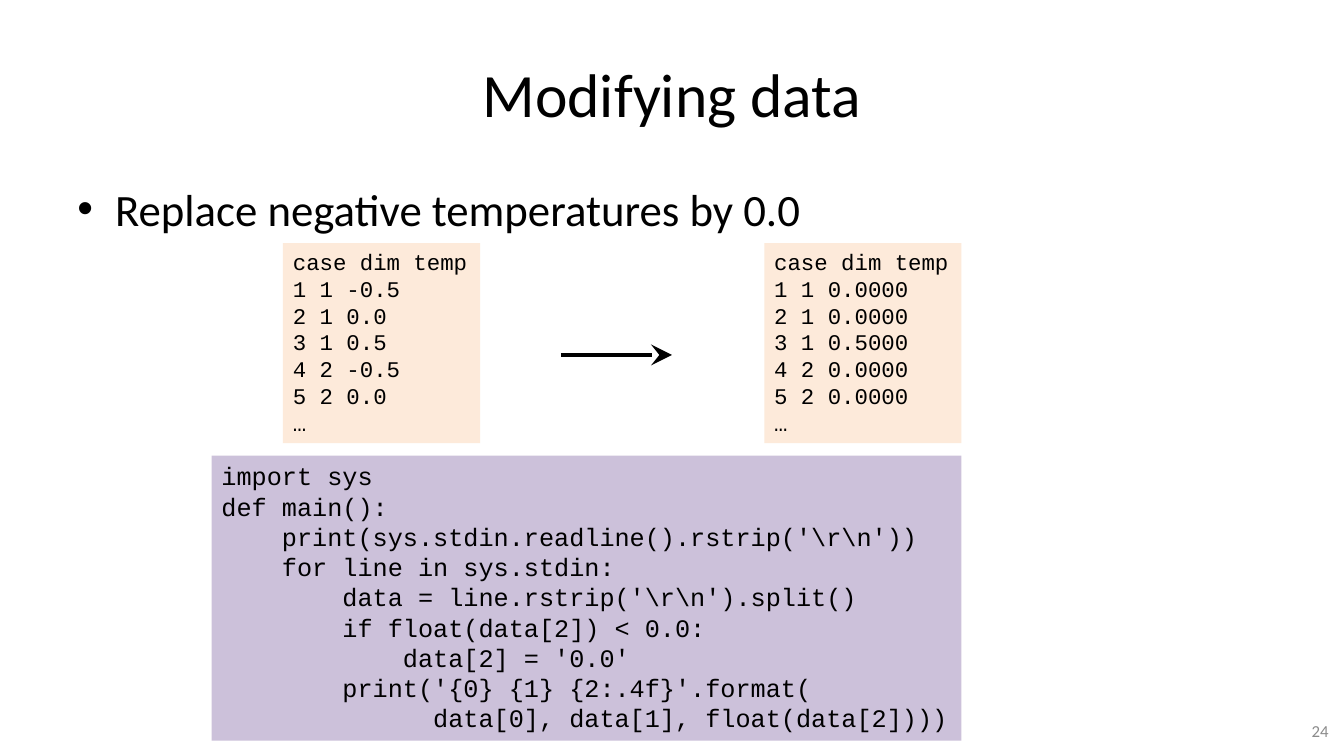
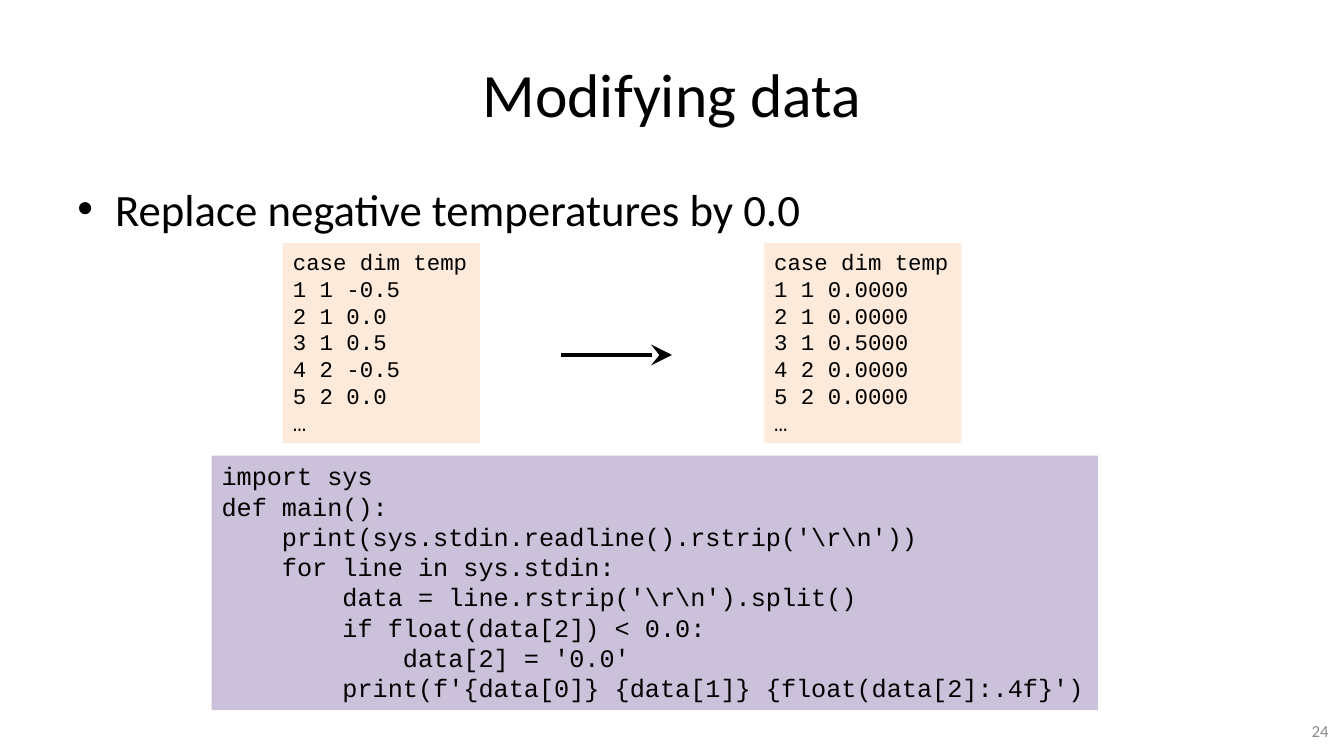
Before and after one commit to gjbex/Python-for-programmers, a slide deck: slide 24 of python_for_programmers.pptx. Drawn at 1344x756 pixels with LibreOffice and Linux fonts; fonts in the diff are those of the drawing. Boxes give left, top, right and bottom in pixels: in the first picture for what was removed or moved away, otherwise in the second. Text is boxed around its words. In the diff, an @@ line names an element or a change of style, - is before the commit and + after.

Commit message:
Fix formatting

```diff
--- a/python_for_programmers.pptx
+++ b/python_for_programmers.pptx
@@ rectangle "import sys": place and size @@
-rectangle "import sys" at box(212, 456, 962, 741)
+rectangle "import sys" at box(212, 456, 1099, 710)
@@ text in rectangle at box(342, 679, 1084, 703): text changed @@
-print('{0} {1} {2:.4f}'.format(
-data[0], data[1], float(data[2])))
+print(f'{data[0]} {data[1]} {float(data[2]:.4f}')
```
Also in this commit, not shown: 3 other slides changed.
